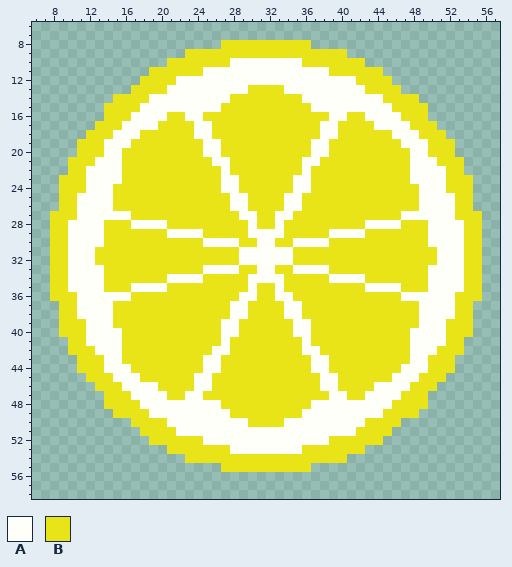
Two versions of one pixel-art file, Texture/PlanetLemon.aseprite. The picture above is the old version.
64x64 pixels, 1 frame. Shown: x 6..57, y 6..58.
Visible layers, top first: "Layer 2", "Layer 1".
Palette (. is transparent): A #fffff9  B #e8e417
Pixels before (only the part around the change), first column x 6:
 6 ....................................................
 7 ....................................................
 8 .....................BBBBBBBBBB.....................
 9 .................BBBBBBBBBBBBBBBBBB.................
10 ...............BBBBBBBAAAAAAAABBBBBBB...............
11 .............BBBBBBAAAAAAAAAAAAAABBBBBB.............
12 ............BBBBAAAAAAAAAAAAAAAAAAAABBBB............
13 ...........BBBBAAAAAAAAABBBBAAAAAAAAABBBB...........
14 .........BBBBAAAAAAAAABBBBBBBBAAAAAAAAABBBB.........
15 ........BBBBAAAAAAAAABBBBBBBBBBAAAAAAAAABBBB........
16 ........BBBAAAABBAABBBBBBBBBBBBBBAABBAAAABBB........
17 .......BBBAAAABBBBAABBBBBBBBBBBBAABBBBAAAABBB.......
18 ......BBBAAABBBBBBAABBBBBBBBBBBBAABBBBBBAAABBB......
19 .....BBBAAABBBBBBBBAABBBBBBBBBBAABBBBBBBBAAABBB.....
20 .....BBBAABBBBBBBBBAABBBBBBBBBBAABBBBBBBBBAABBB.....
21 ....BBBAAABBBBBBBBBBAABBBBBBBBAABBBBBBBBBBAAABBB....
22 ....BBAAAABBBBBBBBBBBABBBBBBBBABBBBBBBBBBBAAAABB....
23 ...BBBAAAABBBBBBBBBBBAABBBBBBAABBBBBBBBBBBAAAABBB...
24 ...BBBAAABBBBBBBBBBBBAABBBBBBAABBBBBBBBBBBBAAABBB...
25 ...BBAAAABBBBBBBBBBBBBAABBBBAABBBBBBBBBBBBBAAAABB...
26 ...BBAAAABBBBBBBBBBBBBAABBBBAABBBBBBBBBBBBBAAAABB...
27 ..BBBAAAAAABBBBBBBBBBBBAABBAABBBBBBBBBBBBAAAAAABBB..
28 ..BBAAAABBBAAAABBBBBBBBBABBABBBBBBBBBAAAABBBAAAABB..
29 ..BBAAAABBBBBBBAAAABBBBBAAAABBBBBAAAABBBBBBBAAAABB..
30 ..BBAAAABBBBBBBBBBBAAAABBAABBAAAABBBBBBBBBBBAAAABB..
31 ..BBAAABBBBBBBBBBBBBBBBAAAAAABBBBBBBBBBBBBBBBAAABB..
32 ..BBAAABBBBBBBBBBBBBBBBAAAAAABBBBBBBBBBBBBBBBAAABB..
33 ..BBAAAABBBBBBBBBBBAAAABBAABBAAAABBBBBBBBBBBAAAABB..
34 ..BBAAAABBBBBBBAAAABBBBBAAAABBBBBAAAABBBBBBBAAAABB..
35 ..BBAAAABBBAAAABBBBBBBBBABBABBBBBBBBBAAAABBBAAAABB..
36 ..BBBAAAAAABBBBBBBBBBBBAABBAABBBBBBBBBBBBAAAAAABBB..
37 ...BBAAAABBBBBBBBBBBBBAABBBBAABBBBBBBBBBBBBAAAABB...
38 ...BBAAAABBBBBBBBBBBBBAABBBBAABBBBBBBBBBBBBAAAABB...
39 ...BBBAAABBBBBBBBBBBBAABBBBBBAABBBBBBBBBBBBAAABBB...
40 ...BBBAAAABBBBBBBBBBBAABBBBBBAABBBBBBBBBBBAAAABBB...
41 ....BBAAAABBBBBBBBBBBABBBBBBBBABBBBBBBBBBBAAAABB....
42 ....BBBAAABBBBBBBBBBAABBBBBBBBAABBBBBBBBBBAAABBB....
43 .....BBBAABBBBBBBBBAABBBBBBBBBBAABBBBBBBBBAABBB.....
44 .....BBBAAABBBBBBBBAABBBBBBBBBBAABBBBBBBBAAABBB.....
45 ......BBBAAABBBBBBAABBBBBBBBBBBBAABBBBBBAAABBB......
46 .......BBBAAAABBBBAABBBBBBBBBBBBAABBBBAAAABBB.......
47 ........BBBAAAABBAABBBBBBBBBBBBBBAABBAAAABBB........
48 ........BBBBAAAAAAAAABBBBBBBBBBAAAAAAAAABBBB........
49 .........BBBBAAAAAAAAABBBBBBBBAAAAAAAAABBBB.........
50 ...........BBBBAAAAAAAAABBBBAAAAAAAAABBBB...........
51 ............BBBBAAAAAAAAAAAAAAAAAAAABBBB............
52 .............BBBBBBAAAAAAAAAAAAAABBBBBB.............
53 ...............BBBBBBBAAAAAAAABBBBBBB...............
54 .................BBBBBBBBBBBBBBBBBB.................
55 .....................BBBBBBBBBB.....................
56 ....................................................
57 ....................................................
58 ....................................................
The result:
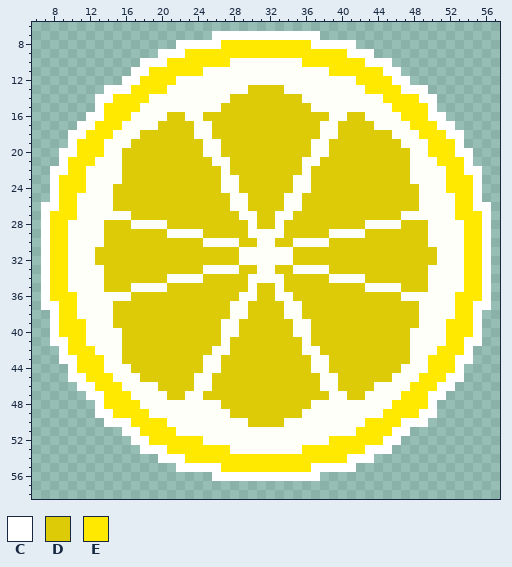
Colours new in this view: C #ffffff  D #decb07  E #ffe900
What changed:
Changed rows in their new state; - is an unchanged pixel.
Layer "Layer 1":
first column x 7:
 7 -------------------CCCCCCCCCCCC-------------------
 8 ---------------CCCCCEEEEEEEEEECCCCC---------------
 9 -------------CCCEEEEEEEEEEEEEEEEEECCC-------------
10 -----------CCCEEEEEEE--------EEEEEEECCC-----------
11 ----------CCEEEEEE--------------EEEEEECC----------
12 ---------CCEEEE--------------------EEEECC---------
13 -------CCCEEEE---------DDDD---------EEEECCC-------
14 ------CCEEEE---------DDDDDDDD---------EEEECC------
15 ------CEEEE---------DDDDDDDDDD---------EEEEC------
16 -----CCEEE----DD--DDDDDDDDDDDDDD--DD----EEECC-----
17 ----CCEEE----DDDD--DDDDDDDDDDDD--DDDD----EEECC----
18 ---CCEEE---DDDDDD--DDDDDDDDDDDD--DDDDDD---EEECC---
19 ---CEEE---DDDDDDDD--DDDDDDDDDD--DDDDDDDD---EEEC---
20 --CCEEE--DDDDDDDDD--DDDDDDDDDD--DDDDDDDDD--EEECC--
21 --CEEE---DDDDDDDDDD--DDDDDDDD--DDDDDDDDDD---EEEC--
22 -CCEE----DDDDDDDDDDD-DDDDDDDD-DDDDDDDDDDD----EECC-
23 -CEEE----DDDDDDDDDDD--DDDDDD--DDDDDDDDDDD----EEEC-
24 -CEEE---DDDDDDDDDDDD--DDDDDD--DDDDDDDDDDDD---EEEC-
25 -CEE----DDDDDDDDDDDDD--DDDD--DDDDDDDDDDDDD----EEC-
26 CCEE----DDDDDDDDDDDDD--DDDD--DDDDDDDDDDDDD----EECC
27 CEEE------DDDDDDDDDDDD--DD--DDDDDDDDDDDD------EEEC
28 CEE----DDD----DDDDDDDDD-DD-DDDDDDDDD----DDD----EEC
29 CEE----DDDDDDD----DDDDD----DDDDD----DDDDDDD----EEC
30 CEE----DDDDDDDDDDD----DD--DD----DDDDDDDDDDD----EEC
31 CEE---DDDDDDDDDDDDDDDD------DDDDDDDDDDDDDDDD---EEC
32 CEE---DDDDDDDDDDDDDDDD------DDDDDDDDDDDDDDDD---EEC
33 CEE----DDDDDDDDDDD----DD--DD----DDDDDDDDDDD----EEC
34 CEE----DDDDDDD----DDDDD----DDDDD----DDDDDDD----EEC
35 CEE----DDD----DDDDDDDDD-DD-DDDDDDDDD----DDD----EEC
36 CEEE------DDDDDDDDDDDD--DD--DDDDDDDDDDDD------EEEC
37 CCEE----DDDDDDDDDDDDD--DDDD--DDDDDDDDDDDDD----EECC
38 -CEE----DDDDDDDDDDDDD--DDDD--DDDDDDDDDDDDD----EEC-
39 -CEEE---DDDDDDDDDDDD--DDDDDD--DDDDDDDDDDDD---EEEC-
40 -CEEE----DDDDDDDDDDD--DDDDDD--DDDDDDDDDDD----EEEC-
41 -CCEE----DDDDDDDDDDD-DDDDDDDD-DDDDDDDDDDD----EECC-
42 --CEEE---DDDDDDDDDD--DDDDDDDD--DDDDDDDDDD---EEEC--
43 --CCEEE--DDDDDDDDD--DDDDDDDDDD--DDDDDDDDD--EEECC--
44 ---CEEE---DDDDDDDD--DDDDDDDDDD--DDDDDDDD---EEEC---
45 ---CCEEE---DDDDDD--DDDDDDDDDDDD--DDDDDD---EEECC---
46 ----CCEEE----DDDD--DDDDDDDDDDDD--DDDD----EEECC----
47 -----CCEEE----DD--DDDDDDDDDDDDDD--DD----EEECC-----
48 ------CEEEE---------DDDDDDDDDD---------EEEEC------
49 ------CCEEEE---------DDDDDDDD---------EEEECC------
50 -------CCCEEEE---------DDDD---------EEEECCC-------
51 ---------CCEEEE--------------------EEEECC---------
52 ----------CCEEEEEE--------------EEEEEECC----------
53 -----------CCCEEEEEEE--------EEEEEEECCC-----------
54 -------------CCCEEEEEEEEEEEEEEEEEECCC-------------
55 ---------------CCCCCEEEEEEEEEECCCCC---------------
56 -------------------CCCCCCCCCCCC-------------------
Changed places in both pictures, as pixel boxes (x1, y1, x2, y2):
changed: (41, 31, 491, 481)
